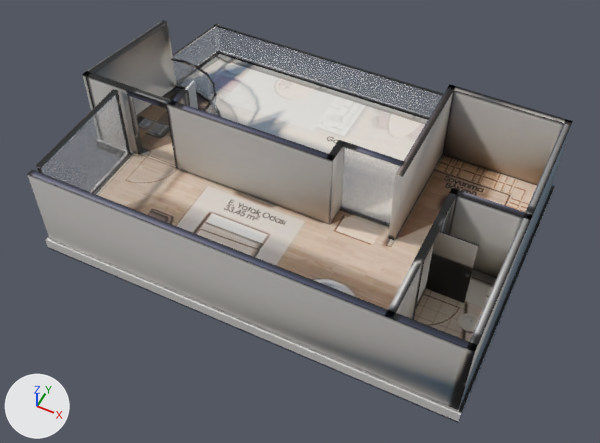
What one commit did to the glTF model akasya-3d/koru-2/model.glb.
Camera for both pictures: a 50 mm lens placed at (6.87, -13.68, 15.88), pointed at (0.51, -0.95, -0.03). The lights are fixed; the arrows at lower left show +X, +Y and +Z. The picture after the commit comes second. Where no turn or scale is listed for an object, it has been applied to the vertices. Vertices at exactly the same position are counted once.
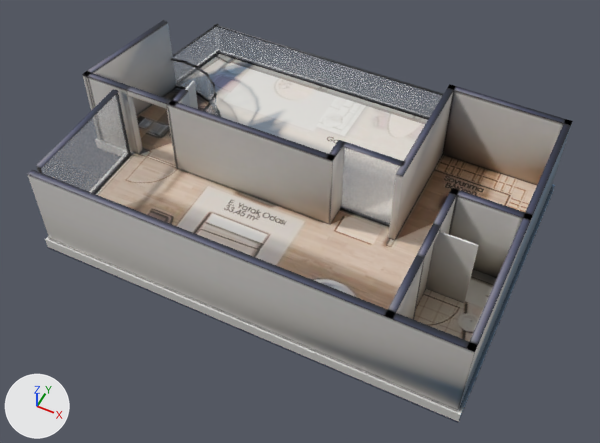
Changed parts and their boxes [x1, y1, x2, y2] in the pictures (600 x 443 px):
part 1 of me_mesh_0, deleted: before [511, 186, 555, 294]
part 2 of me_mesh_0, surface changed: [36, 24, 573, 410] in both

The edits, one by one:
me_mesh_0 is used by ob_mesh_0; location (-6.01, 4.39, -0.36).
me_mesh_0 had 1220 vertices, 2224 faces and spanned x 0.0..12.03, y -8.76..0.0, z 0.0..2.62.
me_mesh_0 now has 988 vertices, 1760 faces and spans x 0.0..12.03, y -8.76..0.0, z 0.0..2.62.
me_mesh_0 part 1: 6 vertices removed from x 11.97..12.03, y -4.69..-4.63, z 0.0..0.35.
me_mesh_0 part 2: 668 kept faces spanning x 0.0..11.96, y -8.76..-0.11, z 0.0..2.62 get new texture (UV) coordinates.
Other edits to the shape of me_mesh_0 do not show in these pictures.
